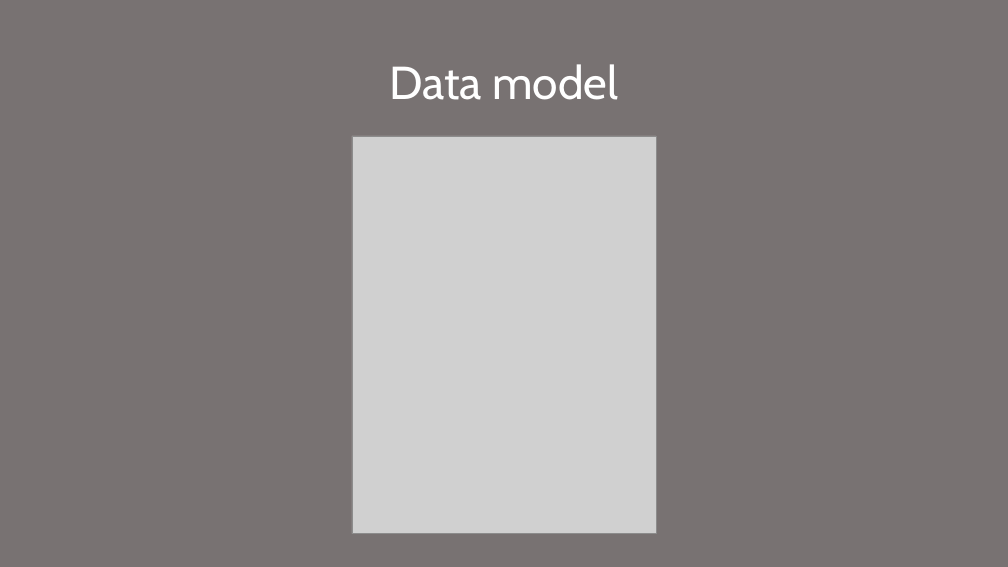
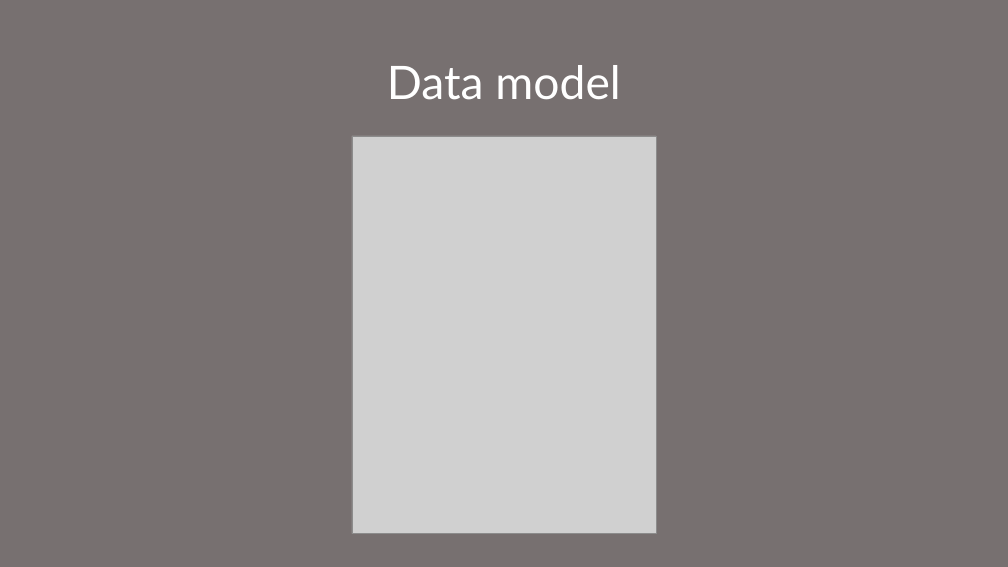
Before and after one commit to eduardkovalchuk/parking-reservation-bot, a slide deck: slide 5 of quick-presentation.pptx (slide 6 before the commit). Drawn at 1008x567 pixels with LibreOffice and Linux fonts; fonts in the diff are those of the drawing; grey boxes stand for pictures. Boxes give left, top, right and bottom in pixels: in the first picture for what was removed or moved away, otherwise in the second. Text is boxed around its words. In the diff, an @@ line names an element or a change of style, - is before the commit and + after.

Commit message:
Redo chat (answering question and collect user data) bot with reAct agent architecture.

```diff
--- a/quick-presentation.pptx
+++ b/quick-presentation.pptx
@@ background #787272 to #777070 @@
@@ title "Data model" at (387, 65, 620, 100): font Cabin to Lato @@
```
Also in this commit, not shown: 4 other slides changed, 1 slide added, 2 slides removed, 13 other files.
